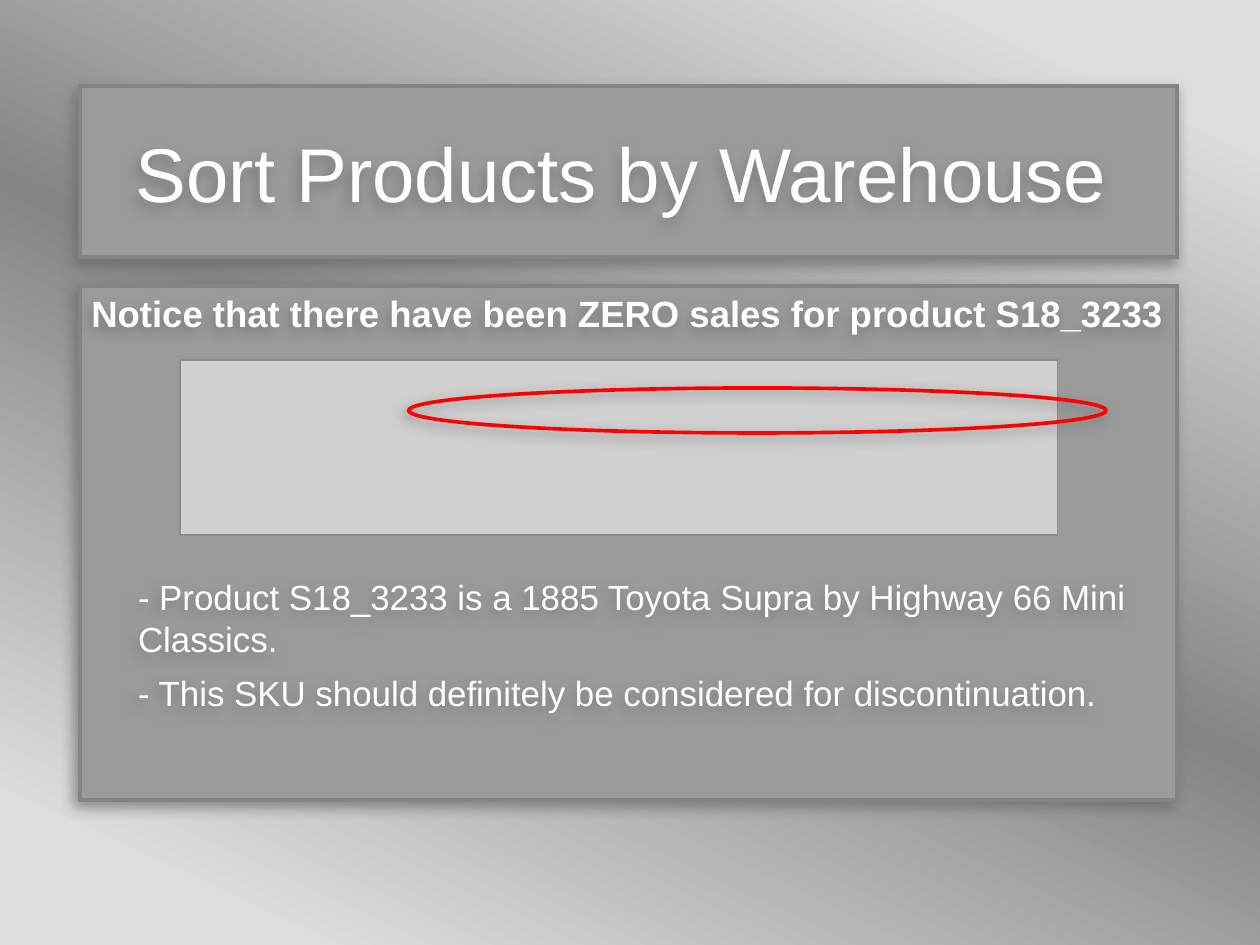
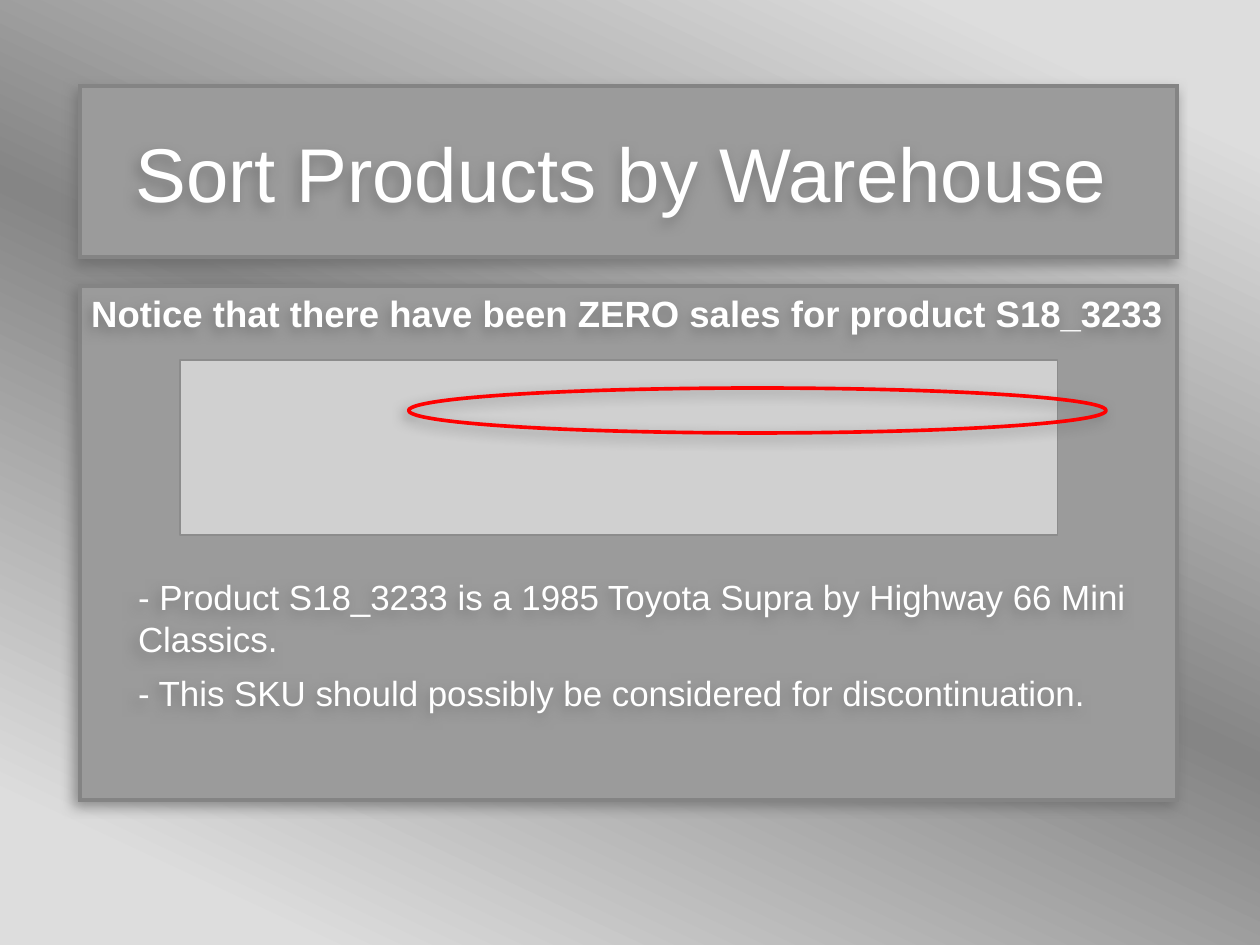
Before and after one commit to BCPMcustom/courseraSQL, a slide deck: slide 8 of Course#10/MintClassics.pptx. Drawn at 1260x945 pixels with LibreOffice and Linux fonts; fonts in the diff are those of the drawing; grey boxes stand for pictures; background and template pictures are left out. Boxes give left, top, right and bottom in pixels: in the first picture for what was removed or moved away, otherwise in the second. Text is boxed around its words. In the diff, an @@ line names an element or a change of style, - is before the commit and + after.

```diff
--- a/Course#10/MintClassics.pptx
+++ b/Course#10/MintClassics.pptx
@@ text at box(138, 585, 1125, 713): text changed @@
-- Product S18_3233 is a 1885 Toyota Supra by Highway 66 Mini Classics.
-- This SKU should definitely be considered for discontinuation.
+- Product S18_3233 is a 1985 Toyota Supra by Highway 66 Mini Classics.
+- This SKU should possibly be considered for discontinuation.
```
Also in this commit, not shown: 5 other slides changed, 1 slide removed, 1 other file.
